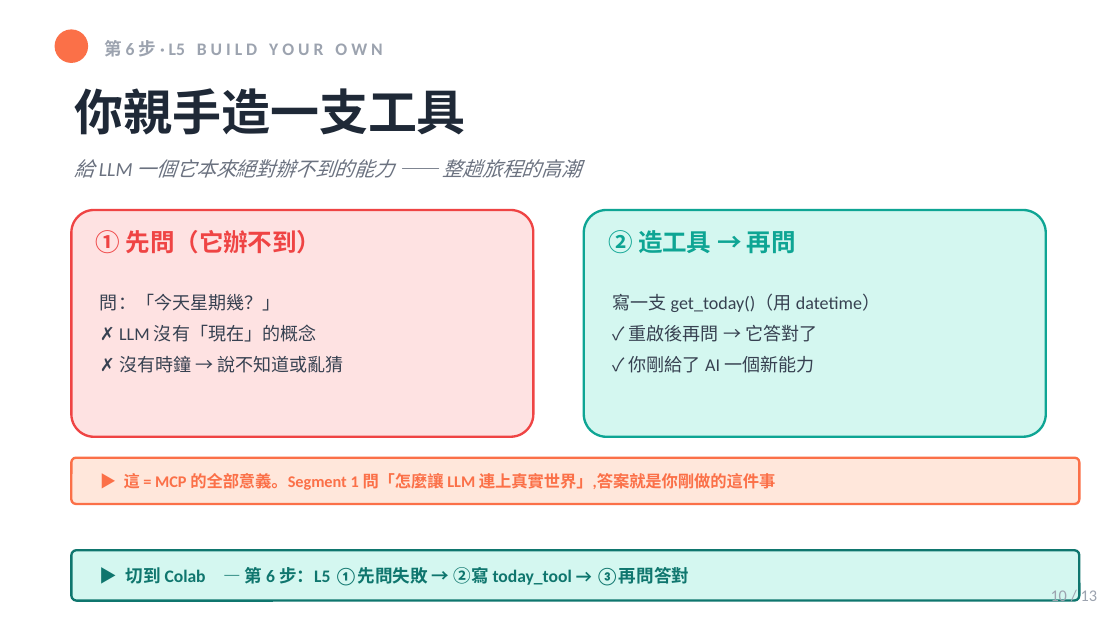
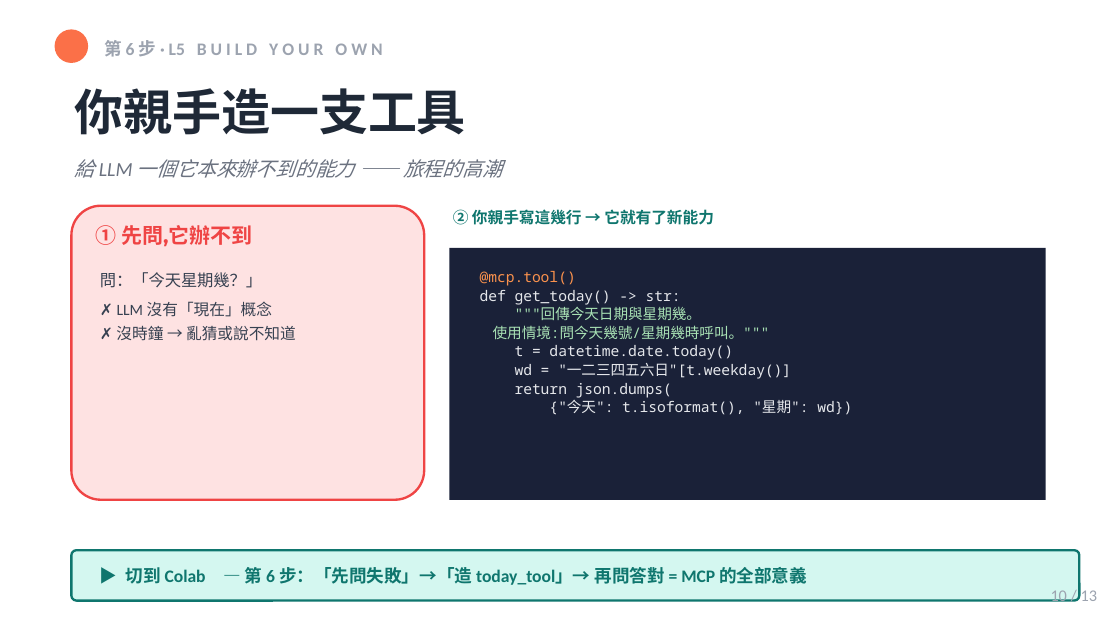
Before and after one commit to UDICatNCHU/nchu-mcp-workshop-2026, a slide deck: slide 10 of slides/04-hands-on-lab.pptx. Drawn at 1120x630 pixels with LibreOffice and Linux fonts; fonts in the diff are those of the drawing. Boxes give left, top, right and bottom in pixels: in the first picture for what was removed or moved away, otherwise in the second. Text is boxed around its words. In the diff, an @@ line names an element or a change of style, - is before the commit and + after.

Commit message:
feat(seg4-slides): 步驟頁加真實程式碼/軌跡 artifact(改善點 2)
hands-on 段原本只「講」程式碼、從不「show」。在三個最具體的時刻放真實 artifact:
- 第1步:加「看得見的 loop」server-log tool_use 軌跡(學員在 Colab 會親眼看到的那串)
- 第2步(L1):「改 docstring」從文字卡換成真實 docstring 程式碼片段
- 第6步(L5):放學員親手寫的 get_today() 真實程式碼(@mcp.tool + datetime)
用既有 dark code_block,概念頁就跟 Colab 實際畫面接起來。
另:清掉 slide 上的 emoji(🔑🔍🚀✏️🔄☰ 在 LibreOffice 會變豆腐),
cue 改以 cell 名稱引導;✓✗→▶ 維持(可正常 render)。

```diff
--- a/slides/04-hands-on-lab.pptx
+++ b/slides/04-hands-on-lab.pptx
@@ text at bbox=[75, 159, 502, 178]: text changed @@
-給 LLM 一個它本來絕對辦不到的能力 —— 整趟旅程的高潮
+給 LLM 一個它本來辦不到的能力 —— 旅程的高潮
@@ rounded rectangle: place and size @@
-rounded rectangle at bbox=[72, 211, 533, 437]
+rounded rectangle at bbox=[72, 206, 424, 500]
@@ text added at bbox=[453, 209, 714, 225], 10.1 pt, text #0F766E, bold @@
+② 你親手寫這幾行 → 它就有了新能力
@@ text at bbox=[96, 225, 252, 246]: text changed; size 15.8 to 13.5 pt @@
-① 先問（它辦不到）
+① 先問,它辦不到
@@ rounded rectangle removed at bbox=[584, 211, 1045, 437] @@
@@ text removed at bbox=[608, 230, 796, 254] @@
-② 造工具 → 再問
@@ text "問：「今天星期幾？」": place and size @@
-text "問：「今天星期幾？」" at bbox=[100, 293, 344, 373]
+text "問：「今天星期幾？」" at bbox=[100, 272, 296, 341]
@@ rectangle added at bbox=[449, 248, 1045, 500], fill #1A2138 @@
@@ text at bbox=[100, 272, 262, 288]: size 11.6 to 10.5 pt in "問：「今天星期幾？」" @@
@@ text added at bbox=[480, 271, 852, 415], 9.4 pt, text #E5E7EB @@
+@mcp.tool()
+def get_today() -> str:
+"""回傳今天日期與星期幾。
+使用情境:問今天幾號/星期幾時呼叫。"""
+t = datetime.date.today()
+wd = "一二三四五六日"[t.weekday()]
+return json.dumps(
+{"今天": t.isoformat(), "星期": wd})
@@ text removed at bbox=[612, 294, 880, 373] @@
-寫一支 get_today()（用 datetime）
-✓ 重啟後再問 → 它答對了
-✓ 你剛給了 AI 一個新能力
@@ text at bbox=[116, 301, 296, 341]: text changed; size 11.6 to 10.1 pt @@
-✗ LLM 沒有「現在」的概念
-✗ 沒有時鐘 → 說不知道或亂猜
+✗ LLM 沒有「現在」概念
+✗ 沒時鐘 → 亂猜或說不知道
@@ rounded rectangle removed at bbox=[72, 458, 1080, 504] @@
@@ text removed at bbox=[124, 473, 775, 490] @@
-▶ 這 = MCP 的全部意義。Segment 1 問「怎麼讓 LLM 連上真實世界」,答案就是你剛做的這件事
@@ text at bbox=[125, 567, 807, 585]: text changed @@
-▶ 切到 Colab — 第 6 步：L5 ①先問失敗 → ②寫 today_tool → ③再問答對
+▶ 切到 Colab — 第 6 步：「先問失敗」→「造 today_tool」→ 再問答對 = MCP 的全部意義
```
Also in this commit, not shown: 5 other slides changed, 1 other file.
